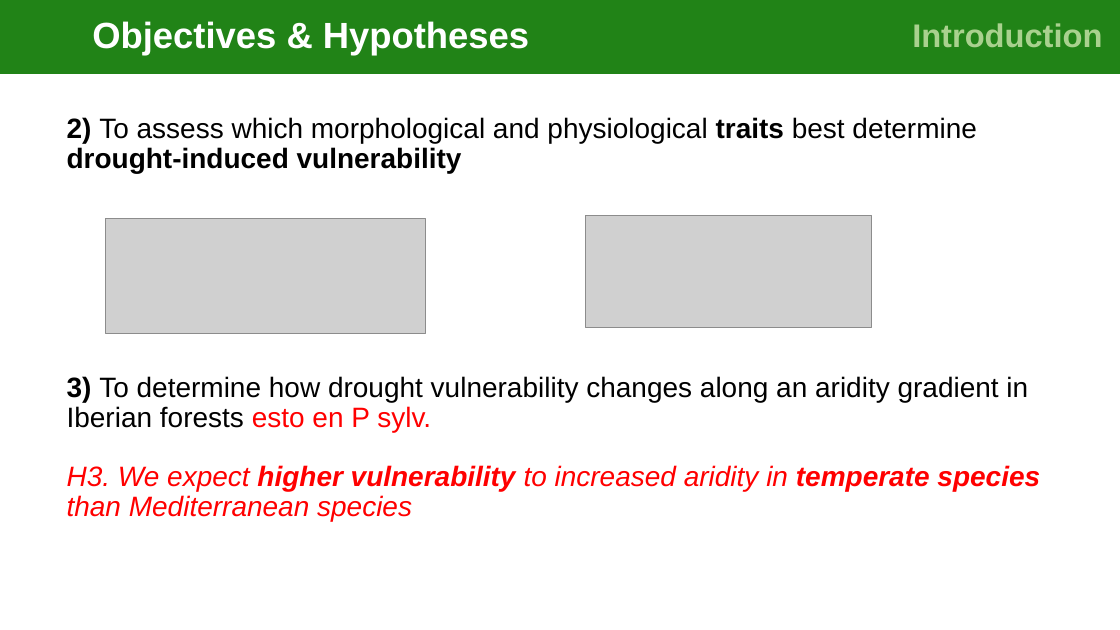
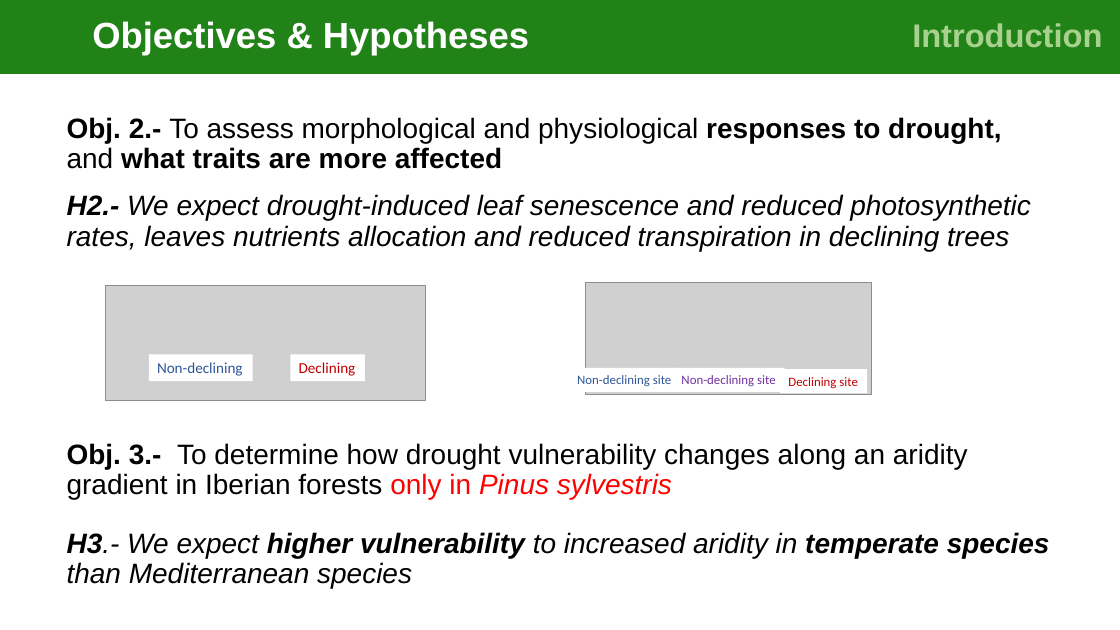
Before and after one commit to cris-fernandez/Tesis_Individuo, a slide deck: slide 7 of 06_ppts/exploratory_analysis_figures_v2-CFB.pptx (slide 6 before the commit). Drawn at 1120x630 pixels with LibreOffice and Linux fonts; fonts in the diff are those of the drawing; grey boxes stand for pictures. Boxes give left, top, right and bottom in pixels: in the first picture for what was removed or moved away, otherwise in the second. Text is boxed around its words. In the diff, an @@ line names an element or a change of style, - is before the commit and + after.

```diff
--- a/06_ppts/exploratory_analysis_figures_v2-CFB.pptx
+++ b/06_ppts/exploratory_analysis_figures_v2-CFB.pptx
@@ text at box(67, 117, 1001, 169): text changed; bold on @@
-2) To assess which morphological and physiological traits best determine drought-induced vulnerability
+Obj. 2.- To assess morphological and physiological responses to drought, and what traits are more affected
@@ text added at box(67, 194, 1031, 251), 24 pt, text #000000, italic @@
+H2.- We expect drought-induced leaf senescence and reduced photosynthetic rates, leaves nutrients allocation and reduced transpiration in declining trees
@@ picture: place and size @@
-picture at box(106, 218, 425, 334)
+picture at box(106, 286, 425, 401)
@@ picture: place and size @@
-picture at box(586, 215, 872, 328)
+picture at box(586, 282, 872, 395)
@@ rectangle added at box(149, 355, 253, 381), fill #FFFFFF, 13 pt, text #2F5597 @@
+Non-declining
@@ rectangle added at box(291, 355, 365, 381), fill #FFFFFF, 13 pt, text #C00000 @@
+Declining
@@ rectangle added at box(569, 368, 681, 392), fill #FFFFFF, 11 pt, text #2F5597 @@
+Non-declining site
@@ rectangle added at box(673, 368, 785, 392), fill #FFFFFF, 11 pt, text #7030A0 @@
+Non-declining site
@@ rectangle added at box(781, 369, 867, 393), fill #FFFFFF, 11 pt, text #C00000 @@
+Declining site
@@ text at box(67, 443, 968, 499): text changed @@
-3) To determine how drought vulnerability changes along an aridity gradient in Iberian forests esto en P sylv.
+Obj. 3.- To determine how drought vulnerability changes along an aridity gradient in Iberian forests only in Pinus sylvestris
@@ text at box(67, 532, 1050, 588): text changed; text colour #FF0000 to #000000 @@
-H3. We expect higher vulnerability to increased aridity in temperate species than Mediterranean species
+H3.- We expect higher vulnerability to increased aridity in temperate species than Mediterranean species
```
Also in this commit, not shown: 5 other slides changed, 2 slides added, 9 slides removed.
